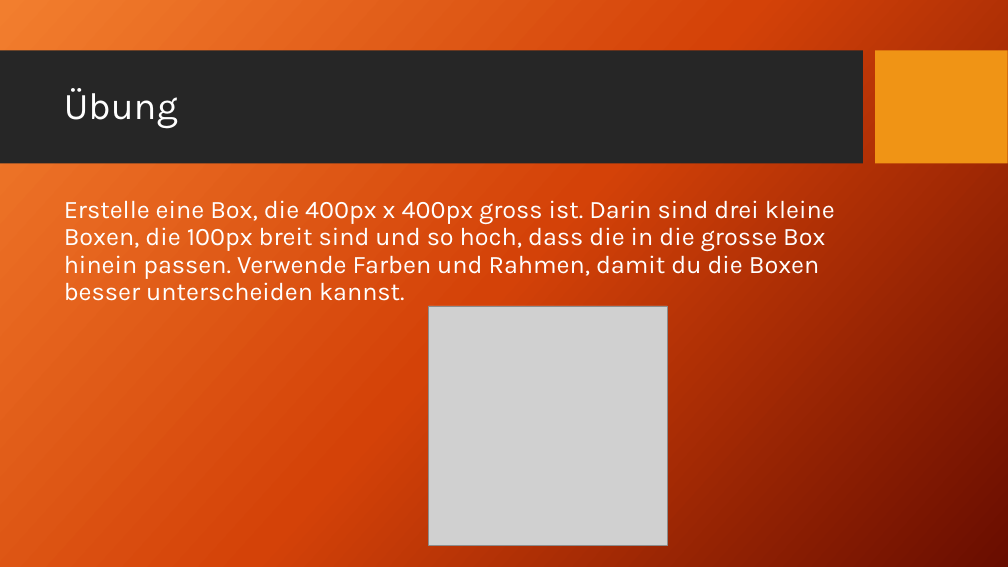
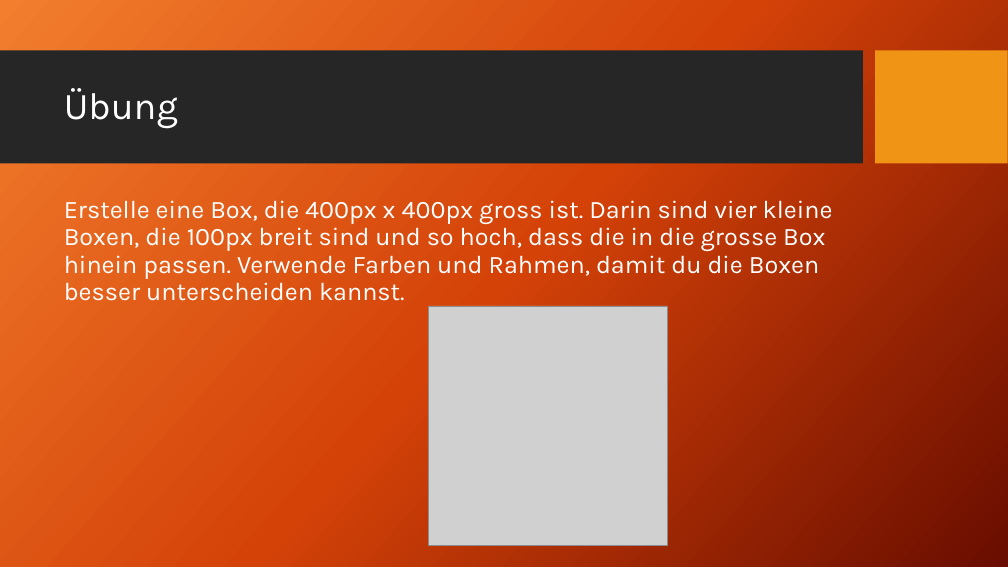
Before and after one commit to TomFrey/htmlCssBasicUebungen, a slide deck: slide 66 of htmlSchulung.pptx. Drawn at 1008x567 pixels with LibreOffice and Linux fonts; fonts in the diff are those of the drawing; grey boxes stand for pictures; background and template pictures are left out. Boxes give left, top, right and bottom in pixels: in the first picture for what was removed or moved away, otherwise in the second. Text is boxed around its words. In the diff, an @@ line names an element or a change of style, - is before the commit and + after.

```diff
--- a/htmlSchulung.pptx
+++ b/htmlSchulung.pptx
@@ text at [64,200,833,301]: text changed @@
-Erstelle eine Box, die 400px x 400px gross ist. Darin sind drei kleine Boxen, die 100px breit sind und so hoch, dass die in die grosse Box hinein passen. Verwende Farben und Rahmen, damit du die Boxen besser unterscheiden kannst.
+Erstelle eine Box, die 400px x 400px gross ist. Darin sind vier kleine Boxen, die 100px breit sind und so hoch, dass die in die grosse Box hinein passen. Verwende Farben und Rahmen, damit du die Boxen besser unterscheiden kannst.
```
Also in this commit, not shown: 1 other slide changed, 4 other files.
